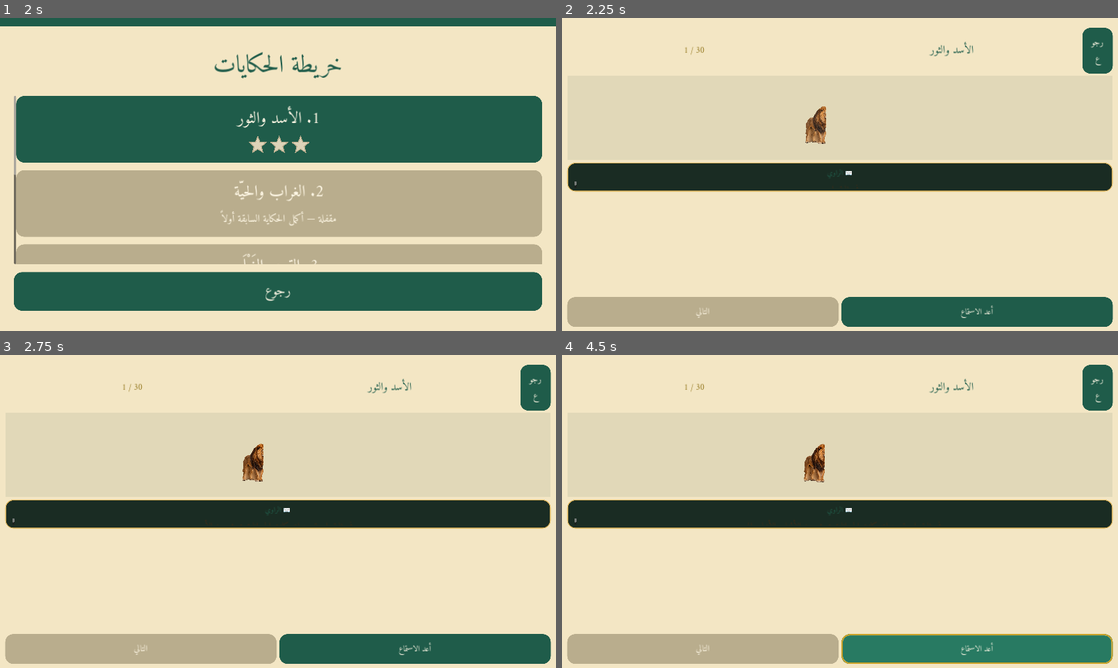
Above: before the commit, frames 1-4 (two rows, left to right).
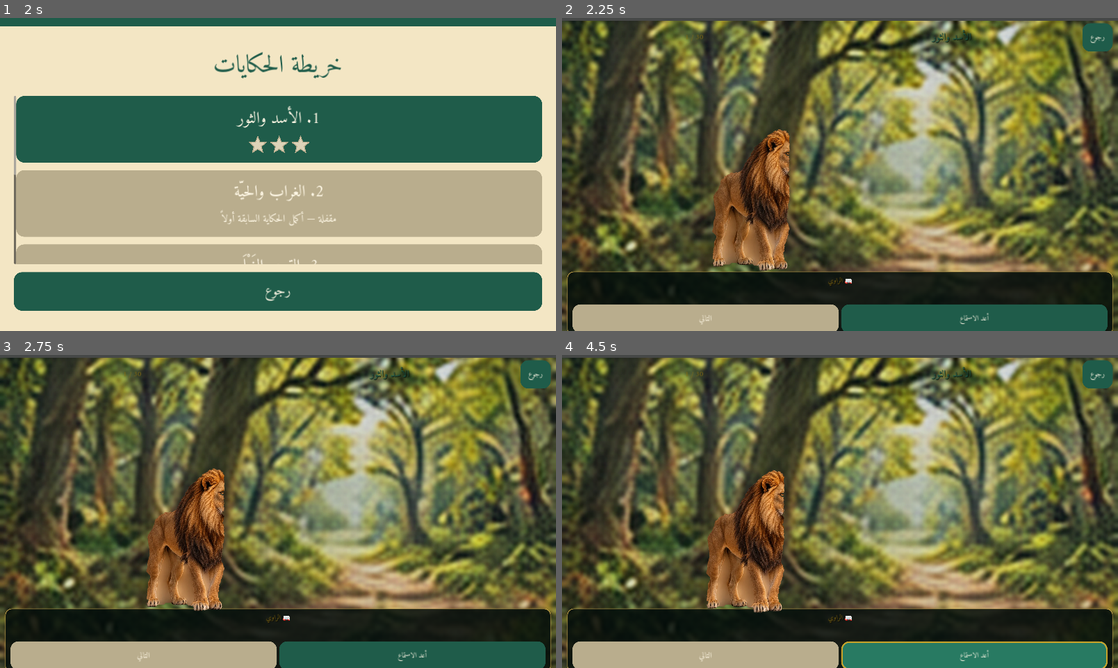
Above: after the commit, the same moments.

Repository: bdssmdkacem-dot/Kalila-Dimna
Game: Godot game, scene res://scenes/story_player.tscn
Two runs of this game, one before a commit and one after it. Both use one fixed random seed, a clock stepped at 60 frames per second and the inputs below. This scene is started directly instead of the project's main scene.
Inputs (mouse positions are in pixels of both pictures, inside the frame that each line leads up to):
- Up to frame 1 (2 s): click "رجوع" at 0.5 s; click "ابدأ الحكايات" at 1.25 s
- Up to frame 2 (2.25 s): click (840, 130) at 2 s
- Up to frame 3 (2.75 s): no input
- Up to frame 4 (4.5 s): click "رجوع" at 2.75 s; click (840, 467) at 3.5 s; click "أعد الاستماع" at 4.25 s

Frame 1 is identical in both runs. In frame 2, 92% of the frame differs, in the area x 0-100%, y 0-100%; in frame 3, 92%; in frame 4, 92%.

Commit message:
style(story): use full-screen scene with shaded dialogue overlay

Diff:
--- a/scenes/story_player.gd
+++ b/scenes/story_player.gd
@@ -48,104 +48,164 @@
 		await get_tree().process_frame
 
 func _build_ui() -> void:
-	# Landscape-safe story layout. Keep the stage and controls in explicit bands
-	# instead of letting one VBox calculate the entire screen from portrait-era
-	# minimum heights.
+	# Full-screen cinematic composition: the story stage is the background layer,
+	# while controls float above it so the scene remains visible behind the dialogue.
 	layout_direction = Control.LAYOUT_DIRECTION_RTL
 
-	var bg := ColorRect.new()
-	bg.color = UI.C_BG
-	bg.set_anchors_preset(Control.PRESET_FULL_RECT)
-	bg.mouse_filter = Control.MOUSE_FILTER_IGNORE
-	add_child(bg)
-
-	var root := VBoxContainer.new()
-	root.set_anchors_preset(Control.PRESET_FULL_RECT)
-	root.offset_left = 18.0
-	root.offset_right = -18.0
-	root.offset_top = 34.0
-	root.offset_bottom = -14.0
-	root.add_theme_constant_override("separation", 8)
-	add_child(root)
+	animal_stage = AnimalStage2D.new()
+	animal_stage.set_anchors_preset(Control.PRESET_FULL_RECT)
+	animal_stage.mouse_filter = Control.MOUSE_FILTER_IGNORE
+	add_child(animal_stage)
+
+	var shade := ColorRect.new()
+	shade.color = Color(0.01, 0.03, 0.025, 0.10)
+	shade.set_anchors_preset(Control.PRESET_FULL_RECT)
+	shade.mouse_filter = Control.MOUSE_FILTER_IGNORE
+	add_child(shade)
 
 	var top := HBoxContainer.new()
-	top.custom_minimum_size = Vector2(0, 48)
+	top.set_anchors_preset(Control.PRESET_TOP_WIDE)
+	top.offset_left = 18.0
+	top.offset_right = -18.0
+	top.offset_top = 18.0
+	top.offset_bottom = 70.0
 	top.add_theme_constant_override("separation", 12)
-	root.add_child(top)
-	var back := UI.button("رجوع", 30, 48)
+	add_child(top)
+
+	var back := UI.button("رجوع", 26, 48)
 	back.custom_minimum_size = Vector2(105, 48)
 	back.pressed.connect(_go_map)
 	top.add_child(back)
-	var title := UI.label(story.title, 38, UI.C_GREEN)
+
+	var title := UI.label(story.title, 34, UI.C_GREEN)
 	title.size_flags_horizontal = Control.SIZE_EXPAND_FILL
+	title.add_theme_color_override("font_shadow_color", Color(0, 0, 0, 0.75))
+	title.add_theme_constant_override("shadow_offset_x", 2)
+	title.add_theme_constant_override("shadow_offset_y", 2)
 	top.add_child(title)
-	progress_lbl = UI.label("", 28, UI.C_GOLD_DARK)
+
+	progress_lbl = UI.label("", 25, UI.C_GOLD_DARK)
 	progress_lbl.custom_minimum_size = Vector2(90, 48)
+	progress_lbl.horizontal_alignment = HORIZONTAL_ALIGNMENT_CENTER
 	top.add_child(progress_lbl)
 
-	animal_stage = AnimalStage2D.new()
-	animal_stage.size_flags_horizontal = Control.SIZE_EXPAND_FILL
-	animal_stage.size_flags_vertical = Control.SIZE_EXPAND_FILL
-	animal_stage.custom_minimum_size = Vector2(0, 210)
-	root.add_child(animal_stage)
-
-	var card := PanelContainer.new()
-	card.custom_minimum_size = Vector2(0, 100)
-	card.size_flags_vertical = Control.SIZE_SHRINK_END
-	card.gui_input.connect(_on_card_input)
-	card.add_theme_stylebox_override("panel", _story_bubble_style())
-	root.add_child(card)
-
-	var speech := VBoxContainer.new()
-	speech.add_theme_constant_override("separation", 2)
-	card.add_child(speech)
-	speaker_lbl = UI.label("", 26, UI.C_GREEN)
-	speaker_lbl.custom_minimum_size = Vector2(0, 30)
-	speech.add_child(speaker_lbl)
-
-	var scroll := ScrollContainer.new()
-	scroll.horizontal_scroll_mode = ScrollContainer.SCROLL_MODE_DISABLED
-	scroll.size_flags_vertical = Control.SIZE_EXPAND_FILL
-	speech.add_child(scroll)
-	text_lbl = UI.label("", 30)
+	var bottom := PanelContainer.new()
+	bottom.set_anchors_preset(Control.PRESET_BOTTOM_WIDE)
+	bottom.offset_left = 18.0
+	bottom.offset_right = -18.0
+	bottom.offset_top = -205.0
+	bottom.offset_bottom = -12.0
+	bottom.mouse_filter = Control.MOUSE_FILTER_STOP
+	bottom.add_theme_stylebox_override("panel", _story_overlay_style())
+	add_child(bottom)
+
+	var content := VBoxContainer.new()
+	content.add_theme_constant_override("separation", 5)
+	bottom.add_child(content)
+
+	speaker_lbl = UI.label("", 24, UI.C_GOLD_DARK)
+	speaker_lbl.custom_minimum_size = Vector2(0, 28)
+	speaker_lbl.horizontal_alignment = HORIZONTAL_ALIGNMENT_CENTER
+	speaker_lbl.add_theme_color_override("font_shadow_color", Color(0, 0, 0, 0.85))
+	speaker_lbl.add_theme_constant_override("shadow_offset_x", 2)
+	speaker_lbl.add_theme_constant_override("shadow_offset_y", 2)
+	content.add_child(speaker_lbl)
+
+	var speech_scroll := ScrollContainer.new()
+	speech_scroll.horizontal_scroll_mode = ScrollContainer.SCROLL_MODE_DISABLED
+	speech_scroll.size_flags_vertical = Control.SIZE_EXPAND_FILL
+	content.add_child(speech_scroll)
+
+	text_lbl = UI.label("", 28)
 	text_lbl.horizontal_alignment = HORIZONTAL_ALIGNMENT_CENTER
 	text_lbl.vertical_alignment = VERTICAL_ALIGNMENT_CENTER
 	text_lbl.autowrap_mode = TextServer.AUTOWRAP_WORD_SMART
 	text_lbl.size_flags_horizontal = Control.SIZE_EXPAND_FILL
 	text_lbl.custom_minimum_size = Vector2(0, 58)
-	scroll.add_child(text_lbl)
-
-	feedback_lbl = UI.label("", 26, UI.C_BAD)
-	feedback_lbl.custom_minimum_size = Vector2(0, 30)
-	root.add_child(feedback_lbl)
+	text_lbl.add_theme_color_override("font_color", Color(1, 1, 1, 1))
+	text_lbl.add_theme_color_override("font_shadow_color", Color(0, 0, 0, 0.95))
+	text_lbl.add_theme_constant_override("shadow_offset_x", 2)
+	text_lbl.add_theme_constant_override("shadow_offset_y", 2)
+	speech_scroll.add_child(text_lbl)
+
+	feedback_lbl = UI.label("", 23, UI.C_BAD)
+	feedback_lbl.custom_minimum_size = Vector2(0, 28)
+	feedback_lbl.horizontal_alignment = HORIZONTAL_ALIGNMENT_CENTER
+	content.add_child(feedback_lbl)
+
+	var controls := HBoxContainer.new()
+	controls.add_theme_constant_override("separation", 8)
+	content.add_child(controls)
+
+	replay_btn = UI.button("أعد الاستماع", 25, 48)
+	replay_btn.size_flags_horizontal = Control.SIZE_EXPAND_FILL
+	replay_btn.pressed.connect(func(): audio.play())
+	controls.add_child(replay_btn)
+
+	next_btn = UI.button("التالي", 28, 48)
+	next_btn.size_flags_horizontal = Control.SIZE_EXPAND_FILL
+	next_btn.pressed.connect(_on_next_pressed)
+	controls.add_child(next_btn)
+
+	var options_panel := PanelContainer.new()
+	options_panel.set_anchors_preset(Control.PRESET_BOTTOM_WIDE)
+	options_panel.offset_left = 55.0
+	options_panel.offset_right = -55.0
+	options_panel.offset_top = -112.0
+	options_panel.offset_bottom = -68.0
+	options_panel.mouse_filter = Control.MOUSE_FILTER_STOP
+	options_panel.visible = false
+	options_panel.add_theme_stylebox_override("panel", _options_overlay_style())
+	add_child(options_panel)
 
 	var options_scroll := ScrollContainer.new()
 	options_scroll.horizontal_scroll_mode = ScrollContainer.SCROLL_MODE_DISABLED
-	options_scroll.custom_minimum_size = Vector2(0, 0)
-	options_scroll.size_flags_vertical = Control.SIZE_EXPAND_FILL
-	root.add_child(options_scroll)
+	options_scroll.vertical_scroll_mode = ScrollContainer.SCROLL_MODE_AUTO
+	options_panel.add_child(options_scroll)
 	options_box = VBoxContainer.new()
-	options_box.add_theme_constant_override("separation", 6)
+	options_box.add_theme_constant_override("separation", 5)
 	options_box.size_flags_horizontal = Control.SIZE_EXPAND_FILL
 	options_scroll.add_child(options_box)
 
-	var row := HBoxContainer.new()
-	row.custom_minimum_size = Vector2(0, 54)
-	row.add_theme_constant_override("separation", 10)
-	root.add_child(row)
-	replay_btn = UI.button("أعد الاستماع", 28, 54)
-	replay_btn.size_flags_horizontal = Control.SIZE_EXPAND_FILL
-	replay_btn.pressed.connect(func(): audio.play())
-	row.add_child(replay_btn)
-	next_btn = UI.button("التالي", 30, 54)
-	next_btn.size_flags_horizontal = Control.SIZE_EXPAND_FILL
-	next_btn.pressed.connect(_on_next_pressed)
-	row.add_child(next_btn)
+	# Keep the options overlay synchronized with whether choices exist.
+	options_box.child_entered_tree.connect(func(_child): options_panel.visible = true)
+	options_box.child_exiting_tree.connect(func(_child):
+		if options_box.get_child_count() <= 1:
+			options_panel.visible = false
+	)
 
 	audio = AudioStreamPlayer.new()
 	add_child(audio)
 
-
+func _story_overlay_style() -> StyleBoxFlat:
+	var style := StyleBoxFlat.new()
+	style.bg_color = Color(0.015, 0.055, 0.042, 0.86)
+	style.border_color = Color(0.84, 0.69, 0.32, 0.92)
+	style.set_border_width_all(2)
+	style.corner_radius_top_left = 22
+	style.corner_radius_top_right = 22
+	style.corner_radius_bottom_left = 22
+	style.corner_radius_bottom_right = 22
+	style.content_margin_left = 18
+	style.content_margin_right = 18
+	style.content_margin_top = 9
+	style.content_margin_bottom = 9
+	return style
+
+func _options_overlay_style() -> StyleBoxFlat:
+	var style := StyleBoxFlat.new()
+	style.bg_color = Color(0.015, 0.045, 0.035, 0.92)
+	style.border_color = Color(0.84, 0.69, 0.32, 0.80)
+	style.set_border_width_all(2)
+	style.corner_radius_top_left = 18
+	style.corner_radius_top_right = 18
+	style.corner_radius_bottom_left = 18
+	style.corner_radius_bottom_right = 18
+	style.content_margin_left = 14
+	style.content_margin_right = 14
+	style.content_margin_top = 8
+	style.content_margin_bottom = 8
+	return style
 
 func _speaker_for_segment(story_id: String, i: int) -> String:
 	if i < 0 or i >= segments.size():
